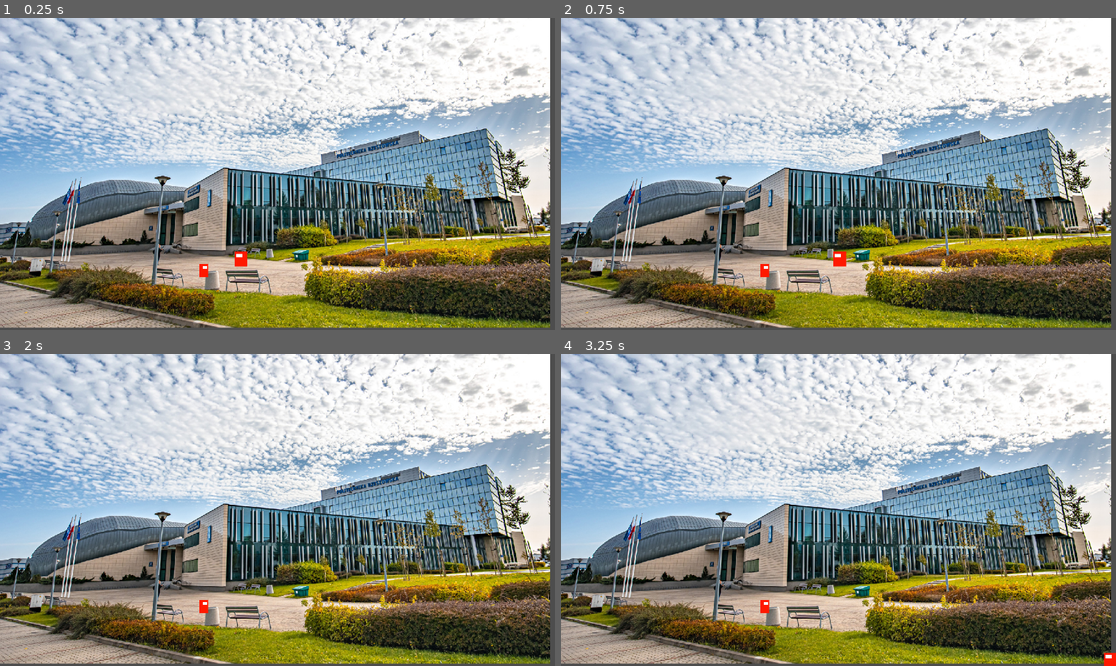
Above: before the commit, frames 1-4 (two rows, left to right).
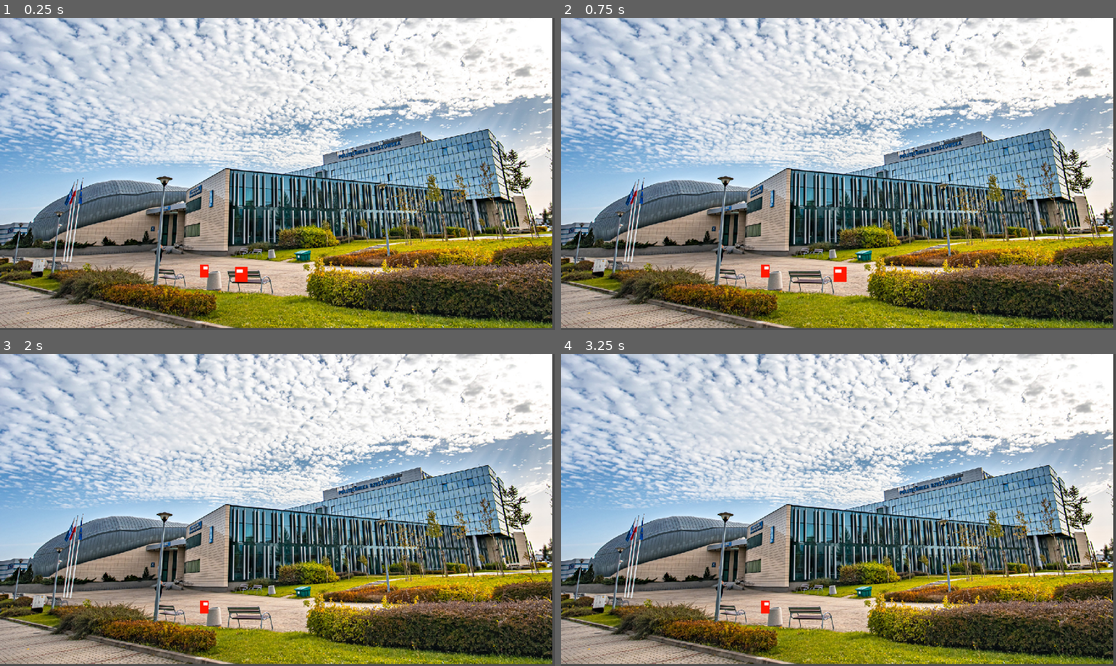
Above: after the commit, the same moments.

Repository: Sfafg/Dr.-Sudra
Game: Godot game, scene res://node_2d.tscn
Same seed, same stepped clock (60 frames per second), same inputs: the game is played once before the commit and once after it.
Inputs:
- Up to frame 1 (0.25 s): no input
- Up to frame 2 (0.75 s): tap Enter (ui_accept) at 0.5 s; hold D (right) from 0.53 s (still down)
- Up to frame 3 (2 s): tap Enter (ui_accept) at 0.77, 1.52 s; release D (right) at 1.28 s; hold S (down) from 1.28 s (still down)
- Up to frame 4 (3.25 s): tap Enter (ui_accept) at 2, 2.75, 3.02 s; release S (down) at 2.03 s; hold D (right) 2.03-2.78 s; hold W (up) from 2.78 s (still down)

The runs differ from the first frame. In frame 1, 34% of the frame differs, in the area x 0-100%, y 0-100%; in frame 2, 34%; in frame 3, 33%; in frame 4, 33%.

Commit message:
rework ruchu postaci i kolizji

Diff:
--- /dev/null
+++ b/Scenes/Player.tscn
@@ -0,0 +1,19 @@
+[gd_scene load_steps=4 format=3 uid="uid://fd53uno7u3cy"]
+
+[ext_resource type="Script" path="res://Scripts/Movement.gd" id="1_kb840"]
+[ext_resource type="Texture2D" uid="uid://2p0g6ccif46g" path="res://PlaceholderArt/Character.png" id="2_6xv1w"]
+
+[sub_resource type="RectangleShape2D" id="RectangleShape2D_kx1w7"]
+size = Vector2(18.698, 27.4899)
+
+[node name="CharacterBody2D" type="CharacterBody2D"]
+scale = Vector2(1.01901, 1)
+script = ExtResource("1_kb840")
+
+[node name="Sprite2D" type="Sprite2D" parent="."]
+scale = Vector2(1.46673, 1.12769)
+texture = ExtResource("2_6xv1w")
+
+[node name="CollisionShape2D" type="CollisionShape2D" parent="."]
+scale = Vector2(1.46673, 1.12769)
+shape = SubResource("RectangleShape2D_kx1w7")
--- a/Scenes/Politechnika.tscn
+++ b/Scenes/Politechnika.tscn
@@ -1,14 +1,14 @@
 [gd_scene load_steps=4 format=3 uid="uid://jse80p8vnkwl"]
 
 [ext_resource type="Texture2D" uid="uid://51w4jgvicuvq" path="res://PlaceholderArt/Politechnika.jpg" id="1_bw20r"]
-[ext_resource type="Script" path="res://Scenes/Politechnika.gd" id="1_e3twg"]
+[ext_resource type="Script" path="res://Scripts/Politechnika.gd" id="1_shgm8"]
 
 [sub_resource type="RectangleShape2D" id="RectangleShape2D_n1bpk"]
 size = Vector2(66, 92)
 
 [node name="Politechnika" type="StaticBody2D"]
 position = Vector2(-7, -1)
-script = ExtResource("1_e3twg")
+script = ExtResource("1_shgm8")
 
 [node name="Sprite2D" type="Sprite2D" parent="."]
 position = Vector2(580, 323)
--- a/node_2d.tscn
+++ b/node_2d.tscn
@@ -1,39 +1,22 @@
-[gd_scene load_steps=7 format=3 uid="uid://cmlop80c6rkrb"]
+[gd_scene load_steps=6 format=3 uid="uid://cmlop80c6rkrb"]
 
 [ext_resource type="Script" path="res://Scripts/Transition.gd" id="1_3njx8"]
 [ext_resource type="Texture2D" uid="uid://2p0g6ccif46g" path="res://PlaceholderArt/Character.png" id="1_quc5w"]
-[ext_resource type="Script" path="res://Scripts/Movement.gd" id="2_sf6su"]
 [ext_resource type="Script" path="res://Gamba.gd" id="4_d3gnc"]
 [ext_resource type="PackedScene" uid="uid://jse80p8vnkwl" path="res://Scenes/Politechnika.tscn" id="5_bvpqb"]
-
-[sub_resource type="RectangleShape2D" id="RectangleShape2D_3woe4"]
-size = Vector2(27.4776, 31)
+[ext_resource type="PackedScene" uid="uid://fd53uno7u3cy" path="res://Scenes/Player.tscn" id="5_rikmo"]
 
 [node name="Node2D" type="Node2D"]
 script = ExtResource("1_3njx8")
 
 [node name="Politechnika" parent="." instance=ExtResource("5_bvpqb")]
-position = Vector2(-11, -2)
 
 [node name="Sprite2D" type="Sprite2D" parent="."]
-position = Vector2(423, 524)
+position = Vector2(424, 525)
 texture = ExtResource("1_quc5w")
-script = ExtResource("2_sf6su")
 
 [node name="Gamba" type="Node" parent="."]
 script = ExtResource("4_d3gnc")
 
-[node name="CharacterBody2D" type="CharacterBody2D" parent="."]
-position = Vector2(500, 500)
-scale = Vector2(1.01901, 1)
-script = ExtResource("2_sf6su")
-
-[node name="Sprite2D" type="Sprite2D" parent="CharacterBody2D"]
-scale = Vector2(1.46673, 1.12769)
-texture = ExtResource("1_quc5w")
-
-[node name="CollisionShape2D" type="CollisionShape2D" parent="CharacterBody2D"]
-position = Vector2(0, 0.5)
-shape = SubResource("RectangleShape2D_3woe4")
-
-[connection signal="player_entered" from="Politechnika" to="." method="_on_politechnika_player_entered"]
+[node name="CharacterBody2D" parent="." instance=ExtResource("5_rikmo")]
+position = Vector2(501, 532)
Renamed: Scenes/Politechnika.gd -> Scripts/Politechnika.gd
